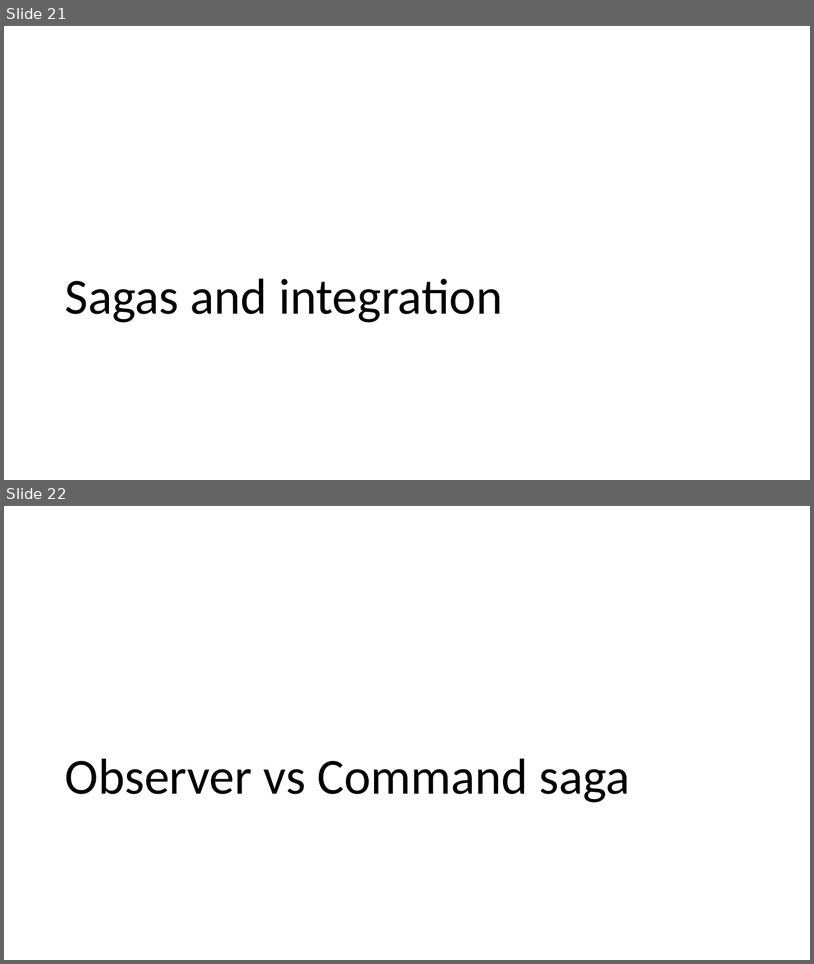
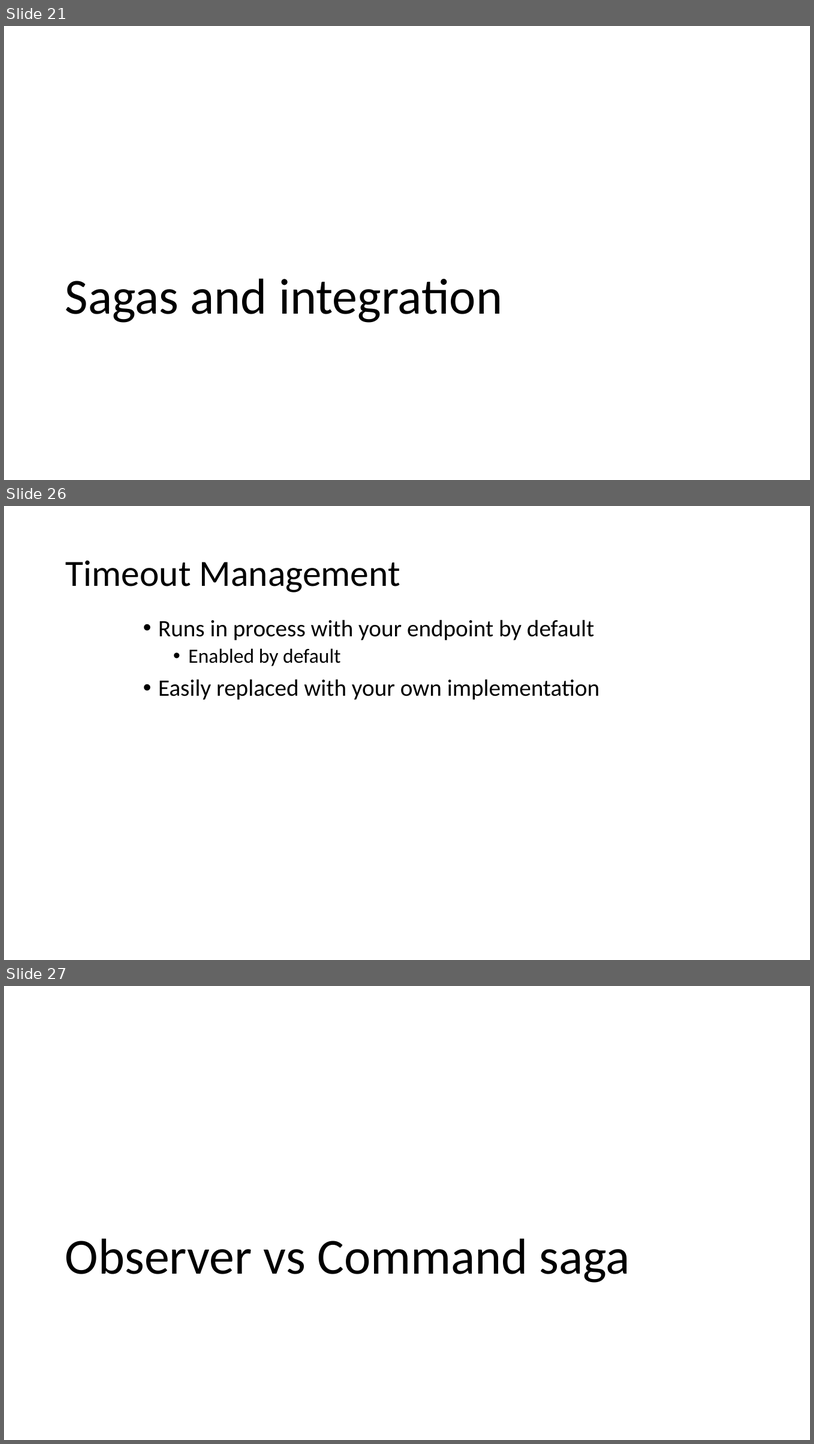
Before and after one commit to Particular/SagaMasterClass, a slide deck: SagaMasterClass.pptx. Shown one above the other, each under a label of ours: slides 21 and 22 before the commit, slides 21, 26 and 27 after it; the slides between them are not shown. The pictures are 814x964 and 814x1444 pixels, drawn with LibreOffice and Linux fonts; fonts in the diff are those of the drawing. Boxes give left, top, right and bottom in pixels: in the first picture for what was removed or moved away, otherwise in the second. Text is boxed around its words. In the diff, an @@ line names an element or a change of style, - is before the commit and + after.

Commit message:
Adding shipping endpoint

```diff
--- a/SagaMasterClass.pptx
+++ b/SagaMasterClass.pptx
@@ slide 26 added at box(4, 506, 810, 960), background #FFFFFF @@
@@ title added at box(65, 560, 401, 592), 44 pt, text #000000 @@
+Timeout Management
@@ text added at box(158, 619, 600, 700), 28 pt, text #000000 @@
+• Runs in process with your endpoint by default
+  • Enabled by default
+• Easily replaced with your own implementation
@@ what was slide 22 is now slide 27 @@
```
Also in this commit, not shown: 4 other slides added, 5 other files.
